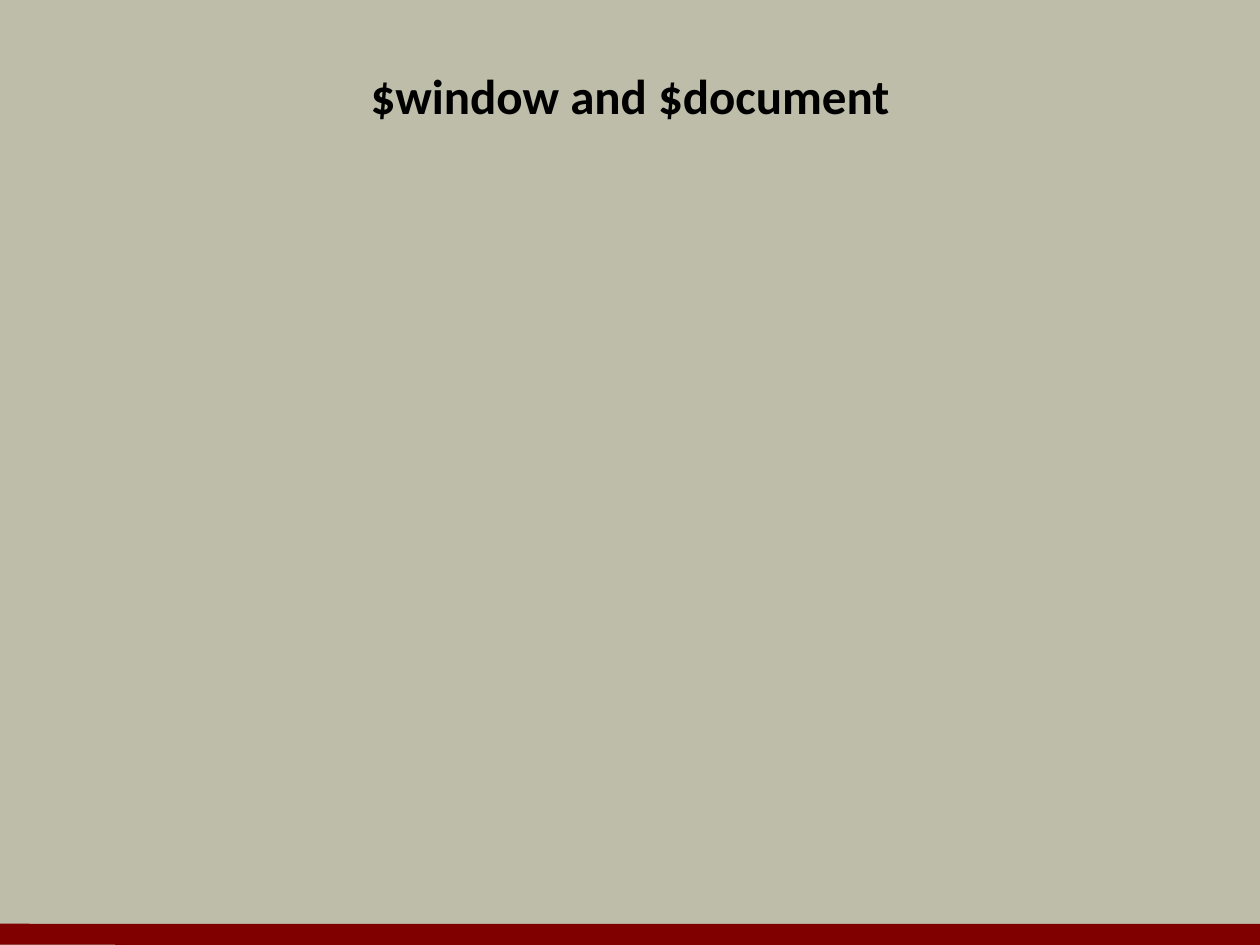
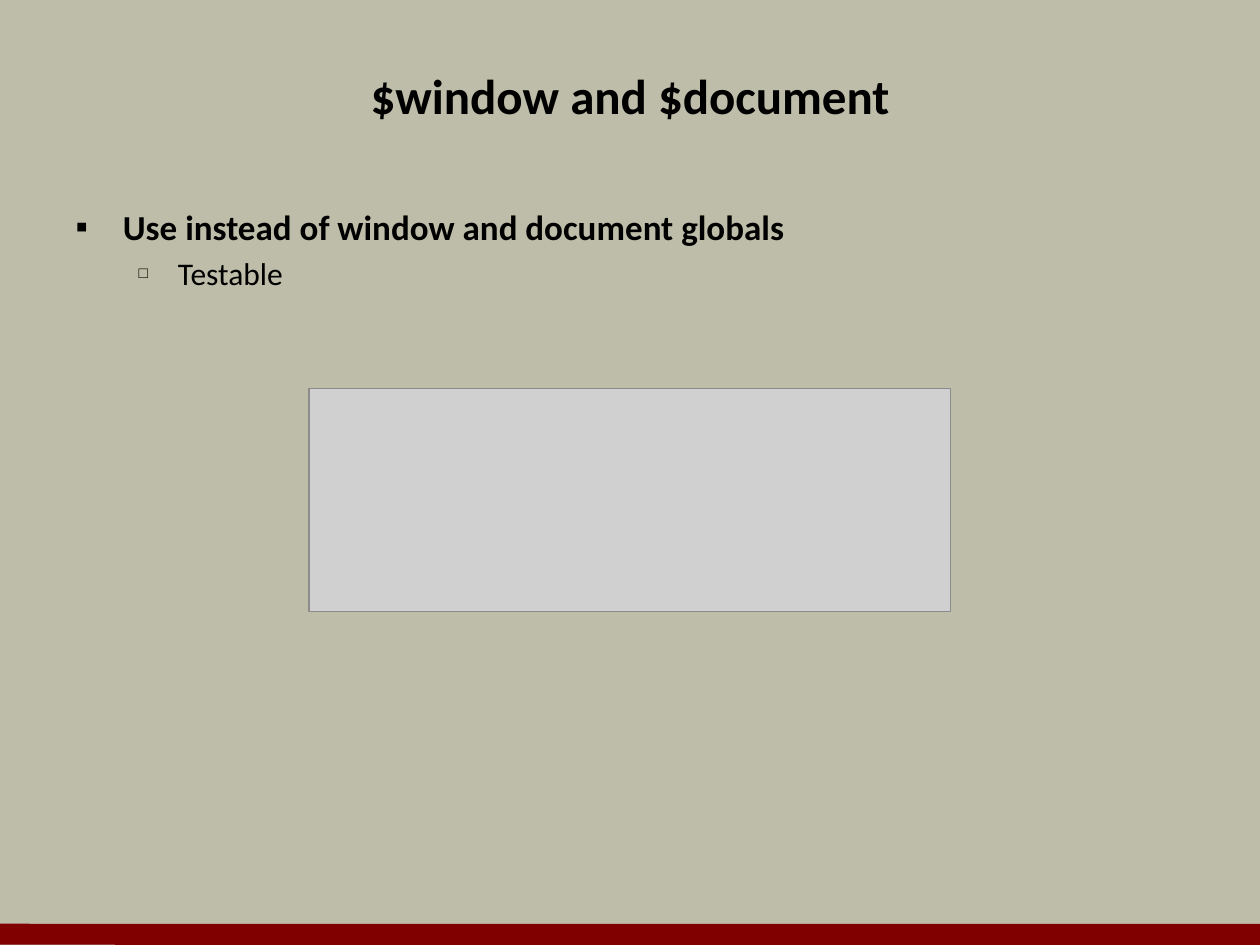
Before and after one commit to OdeToCode/classes, a slide deck: slide 9 of angularjs/slides/04_Services.pptx (slide 10 before the commit). Drawn at 1260x945 pixels with LibreOffice and Linux fonts; fonts in the diff are those of the drawing; grey boxes stand for pictures; background and template pictures are left out. Boxes give left, top, right and bottom in pixels: in the first picture for what was removed or moved away, otherwise in the second. Text is boxed around its words. In the diff, an @@ line names an element or a change of style, - is before the commit and + after.

```diff
--- a/angularjs/slides/04_Services.pptx
+++ b/angularjs/slides/04_Services.pptx
@@ text added at [123,215,784,285], 20 pt, text #000000, bold @@
+▪ Use instead of window and document globals
+  □ Testable
@@ picture added at [309,388,950,611] @@
```
Also in this commit, not shown: 14 other slides changed, 5 slides added, 7 slides removed, 36 other files.
